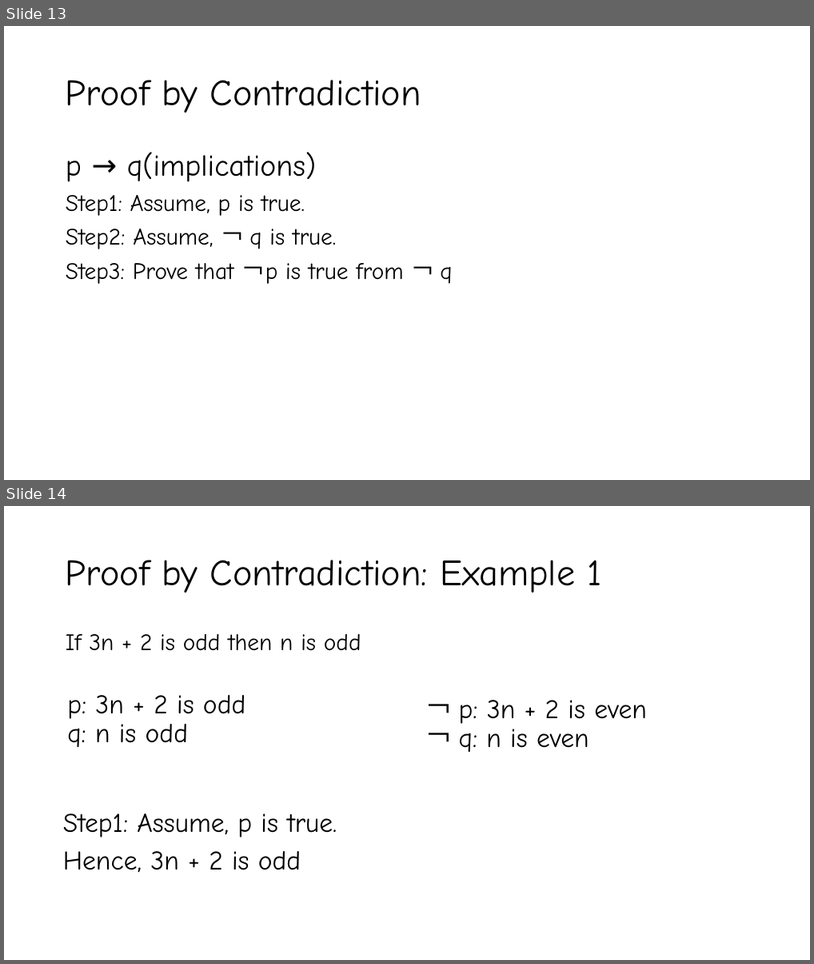
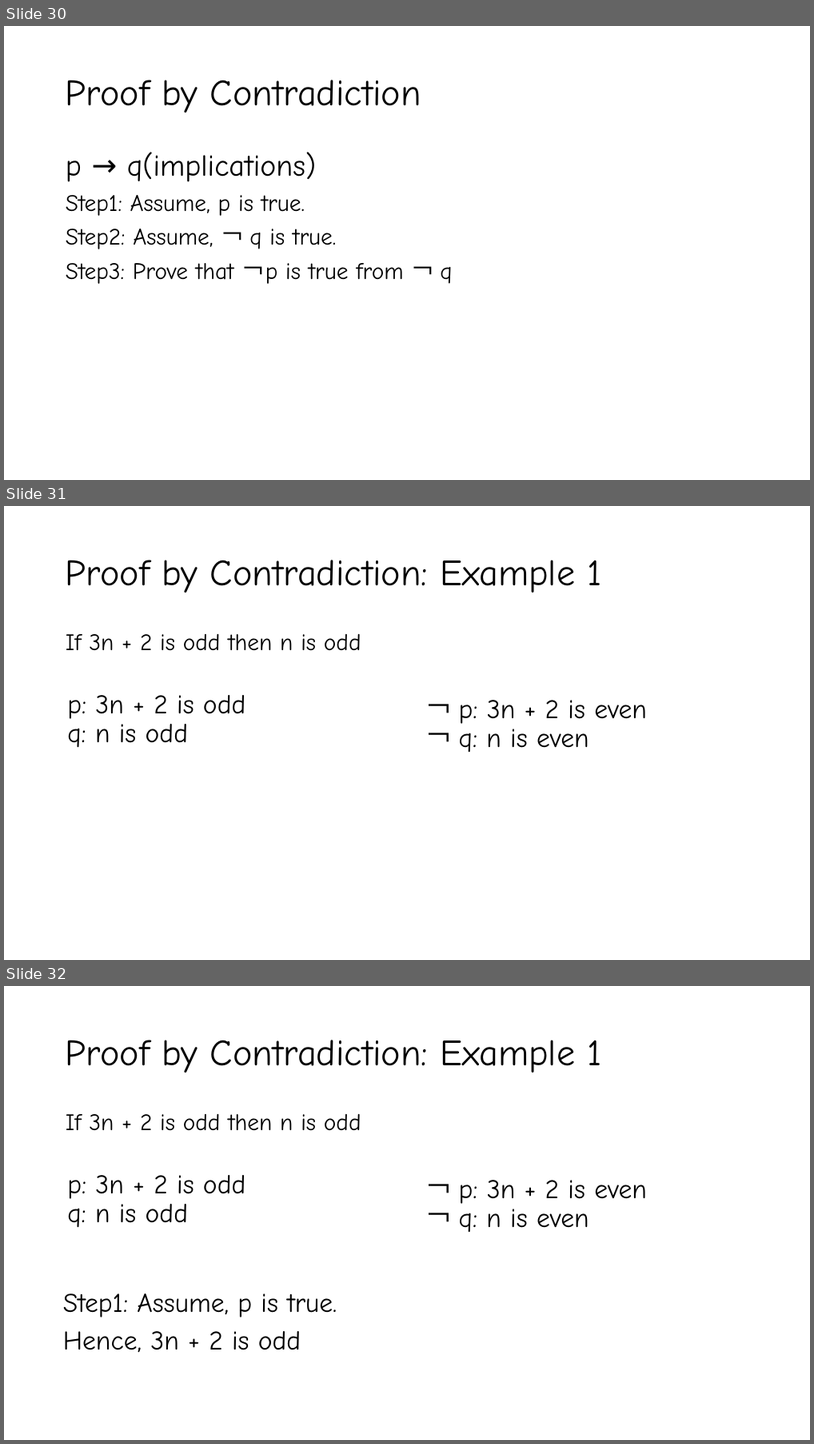
Before and after one commit to YeasirRayhanPrince/yeasirrayhanprince.github.io, a slide deck: cse106/slides/Lecture3.pptx. Shown one above the other, each under a label of ours: slides 13 and 14 before the commit, slides 30, 31 and 32 after it. The pictures are 814x964 and 814x1444 pixels, drawn with LibreOffice and Linux fonts; fonts in the diff are those of the drawing. Boxes give left, top, right and bottom in pixels: in the first picture for what was removed or moved away, otherwise in the second. Text is boxed around its words. In the diff, an @@ line names an element or a change of style, - is before the commit and + after.

```diff
--- a/cse106/slides/Lecture3.pptx
+++ b/cse106/slides/Lecture3.pptx
@@ slide 31 added at (4,506,810,960), background #FFFFFF @@
@@ title added at (66,560,602,592), 44 pt, text #000000 @@
+Proof by Contradiction: Example 1
@@ text added at (66,634,362,651), 28 pt, text #000000 @@
+If 3n + 2 is odd then n is odd
@@ text added at (67,695,246,747), 32 pt, text #000000 @@
+p: 3n + 2 is odd
+q: n is odd
@@ text added at (459,700,647,752), 32 pt, text #000000 @@
+￢ p: 3n + 2 is even
+￢ q: n is even
@@ what was slide 13 is now slide 30 @@
@@ what was slide 14 is now slide 32 @@
```
Also in this commit, not shown: 2 slides changed, 26 other slides added, 6 other files.
